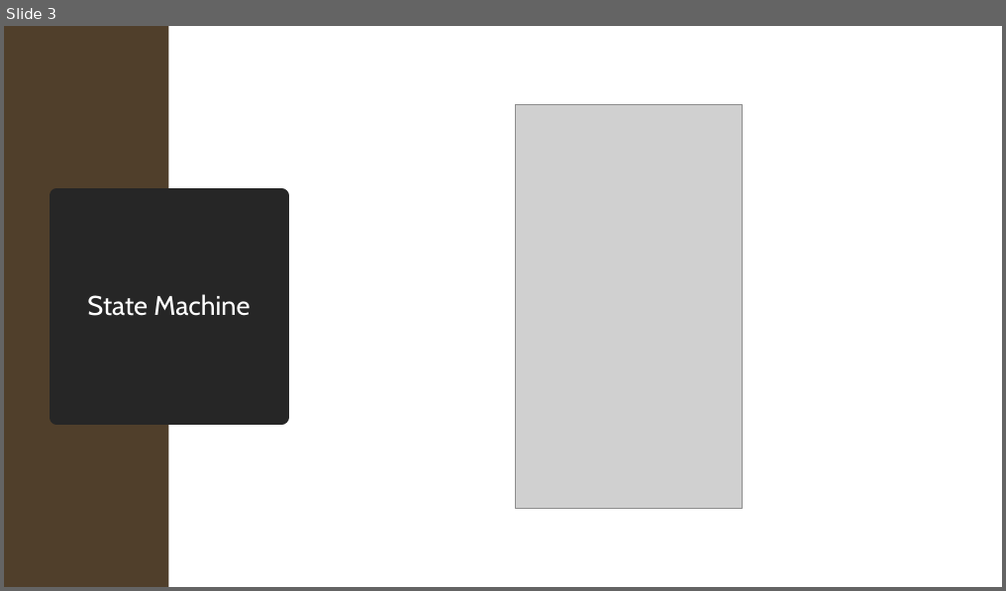
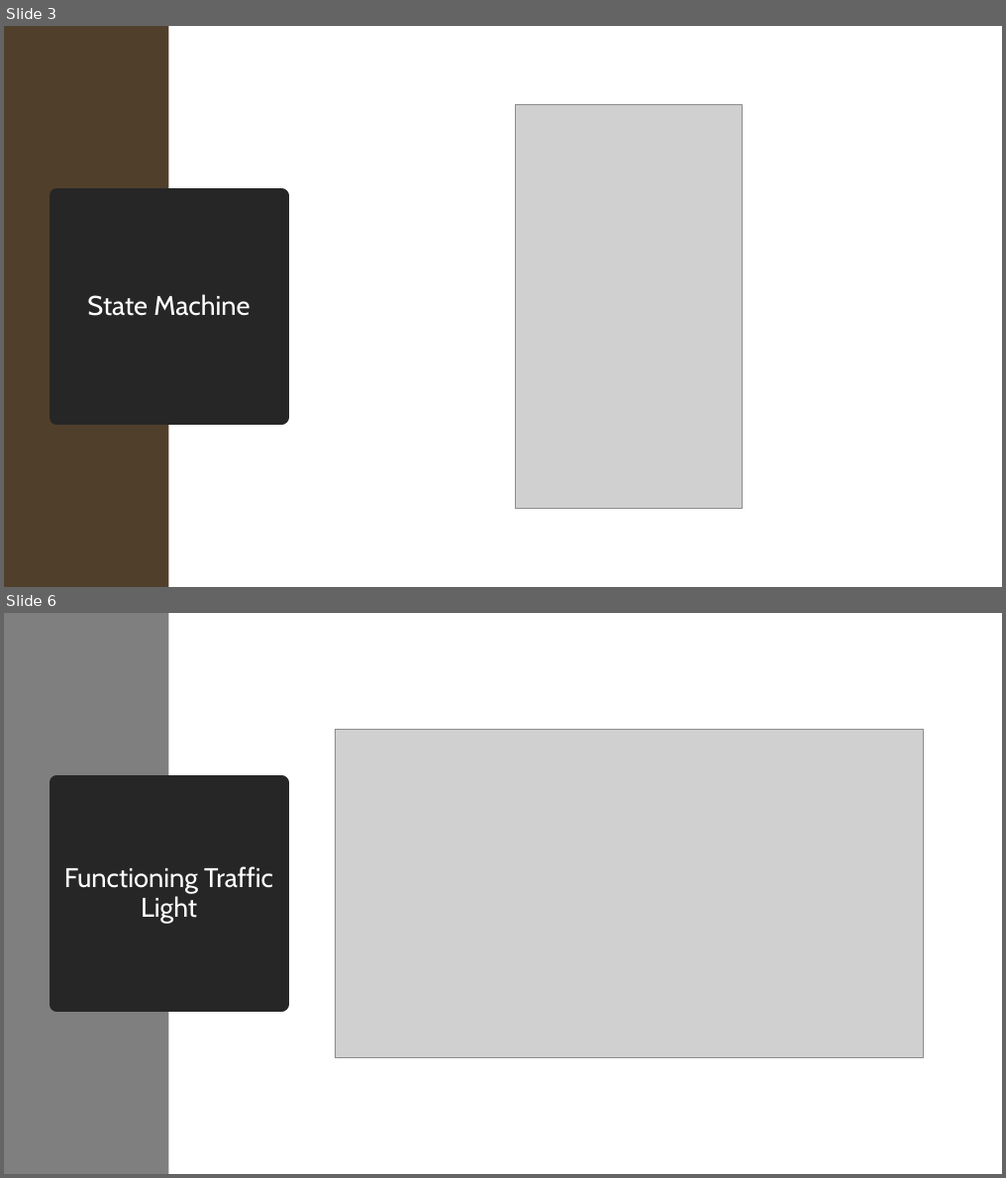
Before and after one commit to kbobster7/ENCE_2101_Bobby_King, a slide deck: Lab_7/Lab 7 report.pptx. Shown one above the other, each under a label of ours: slide 3 before the commit, slides 3 and 6 after it; the slides between them are not shown. The pictures are 1006x591 and 1006x1178 pixels, drawn with LibreOffice and Linux fonts; fonts in the diff are those of the drawing; grey boxes stand for pictures. Boxes give left, top, right and bottom in pixels: in the first picture for what was removed or moved away, otherwise in the second. Text is boxed around its words. In the diff, an @@ line names an element or a change of style, - is before the commit and + after.

```diff
--- a/Lab_7/Lab 7 report.pptx
+++ b/Lab_7/Lab 7 report.pptx
@@ slide 6 added at (4,613,1002,1174), background #FFFFFF @@
@@ rectangle added at (4,613,168,1174), fill #7F7F7F @@
@@ picture added at (335,730,924,1058) @@
@@ title added at (56,783,282,1004), fill #262626, outline #262626 13.75 pt, 26 pt, text #FFFFFF @@
+Functioning Traffic Light
```
Also in this commit, not shown: 2 other slides added, 1 slide removed, 3 other files.
